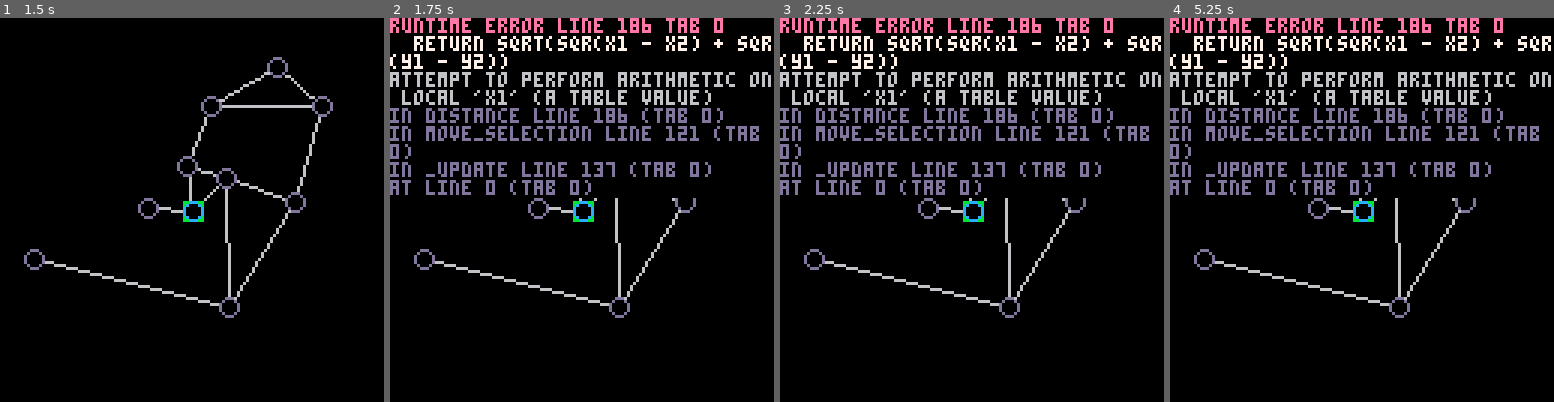
Above: before the commit, frames 1-4 (left to right).
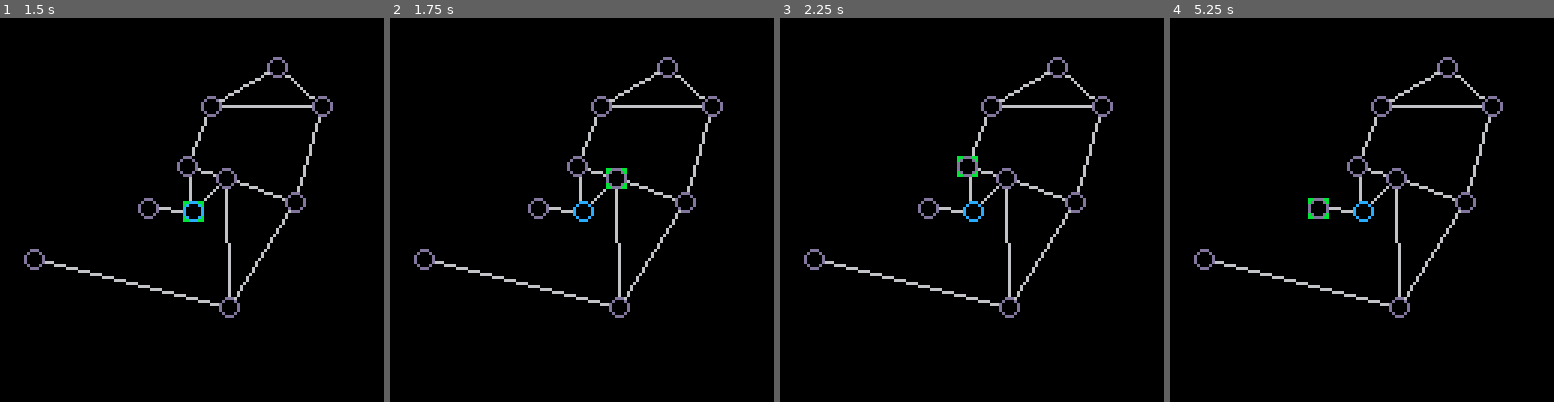
Above: after the commit, the same moments.

Repository: vitaminabcd/picorion
Game: PICO-8 cartridge map.p8
Two runs of this game, one before a commit and one after it. Both use one fixed random seed, a clock stepped at 60 frames per second and the inputs below.
Inputs:
- Up to frame 1 (1.5 s): no input
- Up to frame 2 (1.75 s): hold Right from 1.6 s (still down)
- Up to frame 3 (2.25 s): release Right at 2.1 s; hold Up from 2.15 s (still down)
- Up to frame 4 (5.25 s): release Up at 2.42 s; hold Right 2.47-3.03 s; hold Left 3.08-3.58 s; hold Down 3.63-3.97 s; hold Right 4.02-4.68 s; hold Up 4.73-5.03 s; hold Left from 5.08 s (still down)

Frame 1 is identical in both runs. In frame 2, 12% of the frame differs, in the area x 0-100%, y 0-54%; in frame 3, 12%; in frame 4, 12%.
Error before the commit: runtime error line 186 tab 0; return sqrt(sqr(x1 - x2) + sqr(y1 - y2)); attempt to perform arithmetic on local 'x1' (a table value)

Commit message:
selection!

Diff:
--- a/map.p8
+++ b/map.p8
@@ -106,24 +106,27 @@
 end
 
 function move_selection(dir)
+  -- move the selection around the map. seems huge.
+  -- find the nearest planet in the correct direction
+  -- among the list of the current planets neighbors
+  -- (including the current planet)
   local candidate_selection
-  local candidate_coord
-  local candidate_dist
+  local candidate_dist = 1000
   local axis = (dir == 0 or dir == 1) and 'x' or 'y'
   local selectable = copy_table(current.neighbors)
   add(selectable, current)
-  for neighbor in all(selectable) do
-    local coord = neighbor[axis]
-    if (not candidate_coord) candidate_coord = coord
+  for planet in all(selectable) do
     local candidate = false
-    if dir == 0 or dir == 2 then
-      candidate = (coord < selected[axis])
-    elseif dir == 1 or dir == 3 then
-      candidate = (coord > selected[axis])
-    end
-    if candidate and distance(selected, neighbor) <= candidate_dist then
-      candidate_coord = coord
-      candidate_selection = neighbor
+    if (dir == 0 or dir == 2) then
+      candidate = (planet[axis] < selected[axis])
+    else
+      candidate = (planet[axis] > selected[axis])
+    end
+
+    local dist = v_distance(selected, planet)
+    if candidate and (dist <= candidate_dist) then
+      candidate_dist = dist
+      candidate_selection = planet
     end
   end
   if (candidate_selection) selected = candidate_selection
@@ -189,6 +192,10 @@
   return sqrt(sqr(x1 - x2) + sqr(y1 - y2))
 end
 
+function v_distance(t1, t2)
+  return sqrt(sqr(t1.x - t2.x) + sqr(t1.y - t2.y))
+end
+
 function sqr(x)
   return x * x
 end
